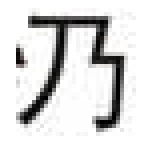
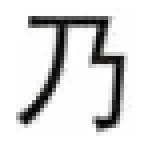
The second (152, 144) image is a revision of the first. Changes to its layers:
painted on "Pasted Layer" over bbox(16, 8, 136, 136)
